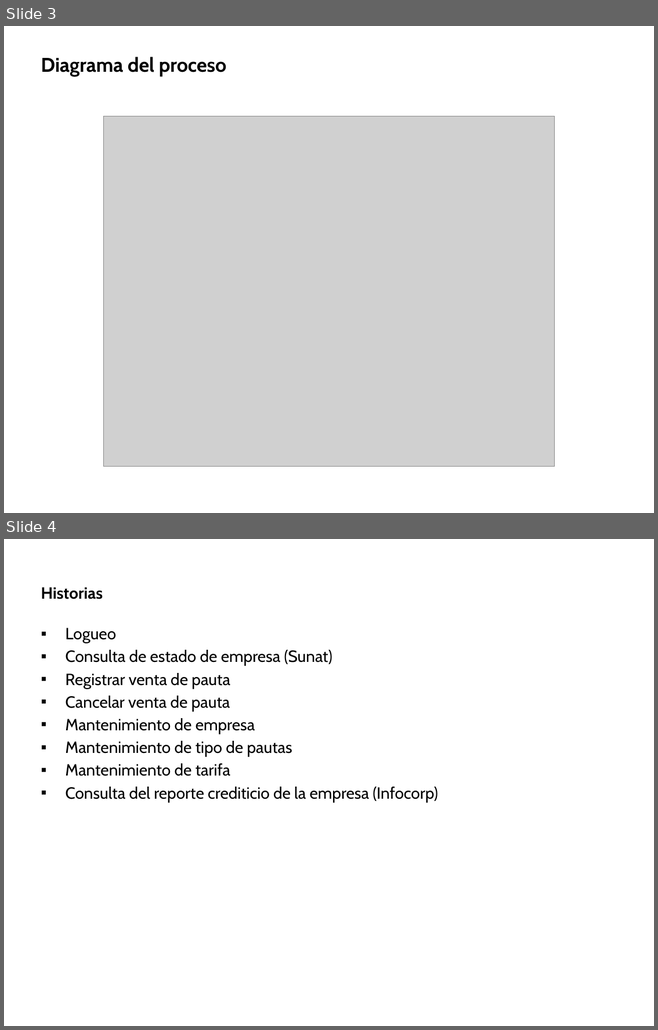
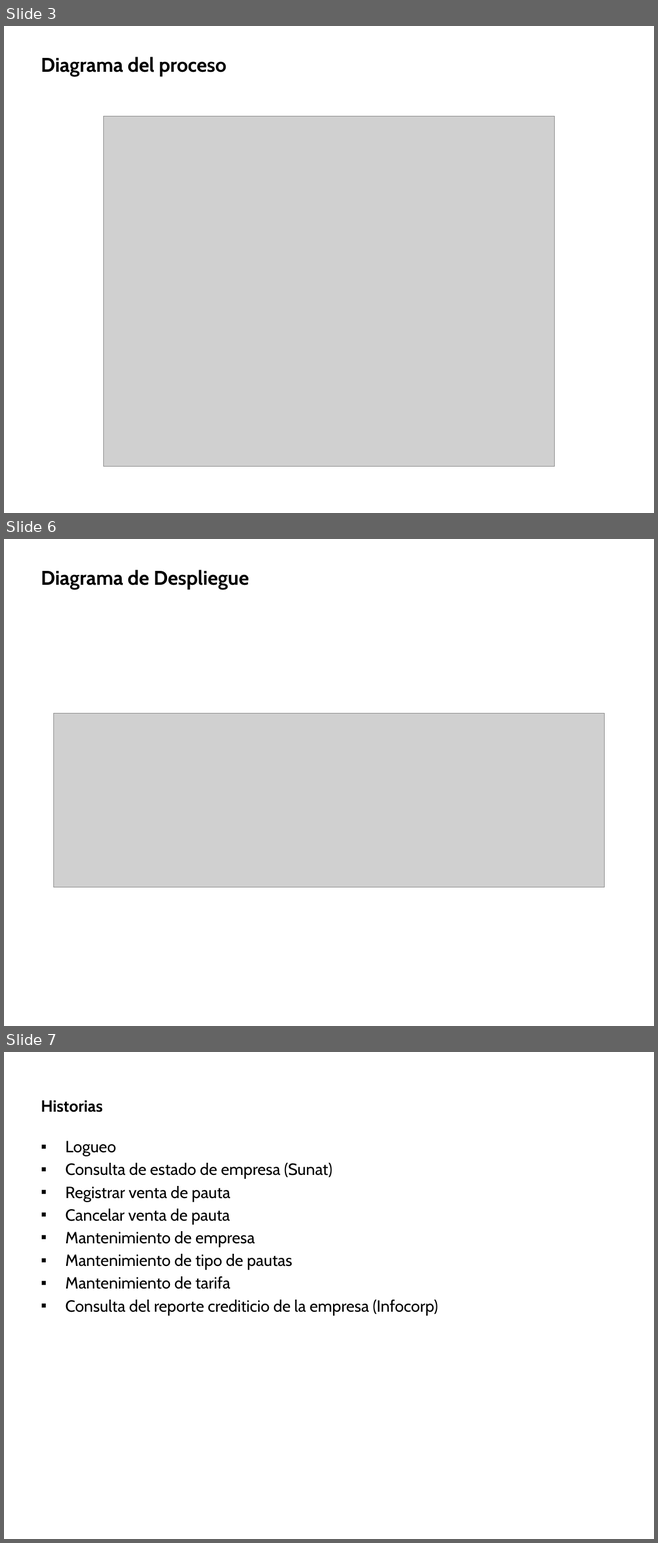
Before and after one commit to ron4ldlivia/upcdsd2012m2-grupo4, a slide deck: Documentos/CRP.pptx. Shown one above the other, each under a label of ours: slides 3 and 4 before the commit, slides 3, 6 and 7 after it; the slides between them are not shown. The pictures are 658x1030 and 658x1543 pixels, drawn with LibreOffice and Linux fonts; fonts in the diff are those of the drawing; grey boxes stand for pictures; background and template pictures are left out. Boxes give left, top, right and bottom in pixels: in the first picture for what was removed or moved away, otherwise in the second. Text is boxed around its words. In the diff, an @@ line names an element or a change of style, - is before the commit and + after.

```diff
--- a/Documentos/CRP.pptx
+++ b/Documentos/CRP.pptx
@@ slide 6 added at (x1=4, y1=539, x2=654, y2=1026), background picture (left out) @@
@@ title added at (x1=41, y1=570, x2=249, y2=589), 22 pt, text #000000, bold @@
+Diagrama de Despliegue
@@ picture added at (x1=53, y1=713, x2=604, y2=887) @@
@@ what was slide 4 is now slide 7 @@
```
Also in this commit, not shown: 1 slide changed, 2 other slides added.
